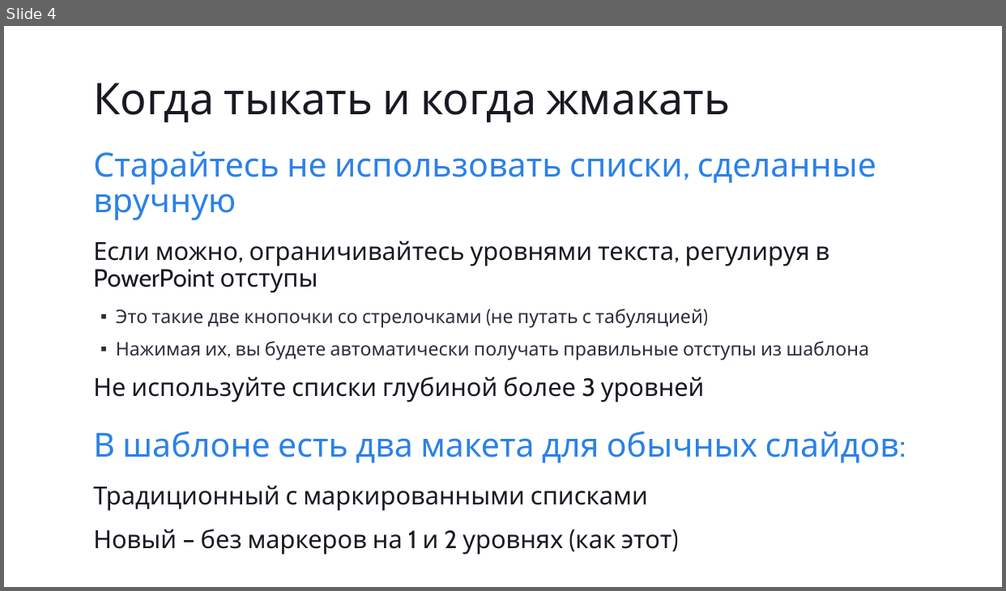
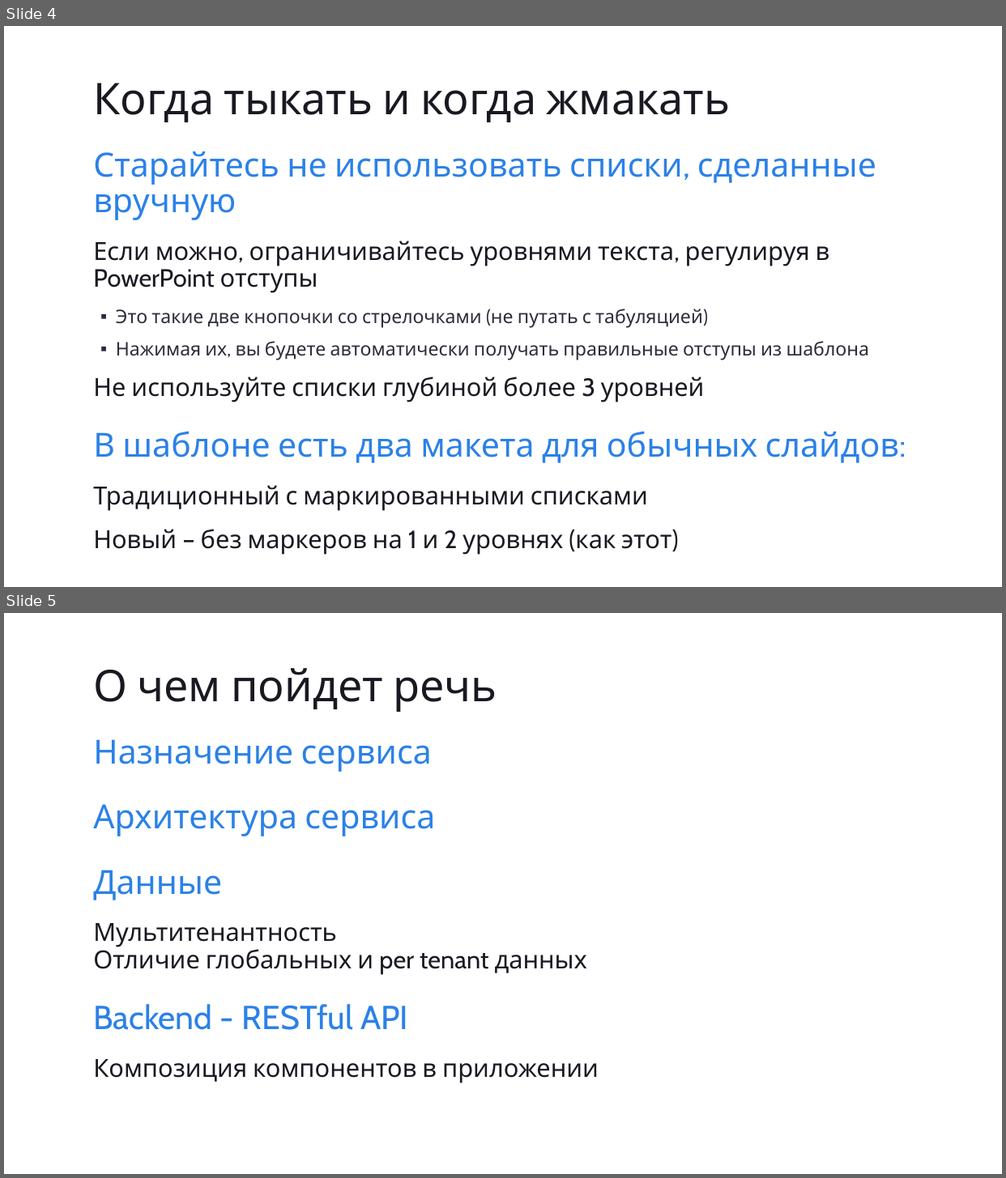
Before and after one commit to eugeneagafonov/devcon2014-ege-azure, a slide deck: Slides/devcon2014_ege.pptx. Shown one above the other, each under a label of ours: slide 4 before the commit, slides 4 and 5 after it. The pictures are 1006x591 and 1006x1178 pixels, drawn with LibreOffice and Linux fonts; fonts in the diff are those of the drawing. Boxes give left, top, right and bottom in pixels: in the first picture for what was removed or moved away, otherwise in the second. Text is boxed around its words. In the diff, an @@ line names an element or a change of style, - is before the commit and + after.

```diff
--- a/Slides/devcon2014_ege.pptx
+++ b/Slides/devcon2014_ege.pptx
@@ slide 5 added at [4,613,1002,1174], background #FFFFFF @@
@@ title added at [93,668,497,712], 42 pt, text #1A1821 @@
+О чем пойдет речь
@@ text added at [93,739,599,1084], 24 pt, text #1A1821 @@
+Назначение сервиса
+Архитектура сервиса
+Данные
+  Мультитенантность
+  Отличие глобальных и per tenant данных
+Backend - RESTful API
+  Композиция компонентов в приложении
```
Also in this commit, not shown: 2 slides changed, 18 other slides added, 10 slides removed.
